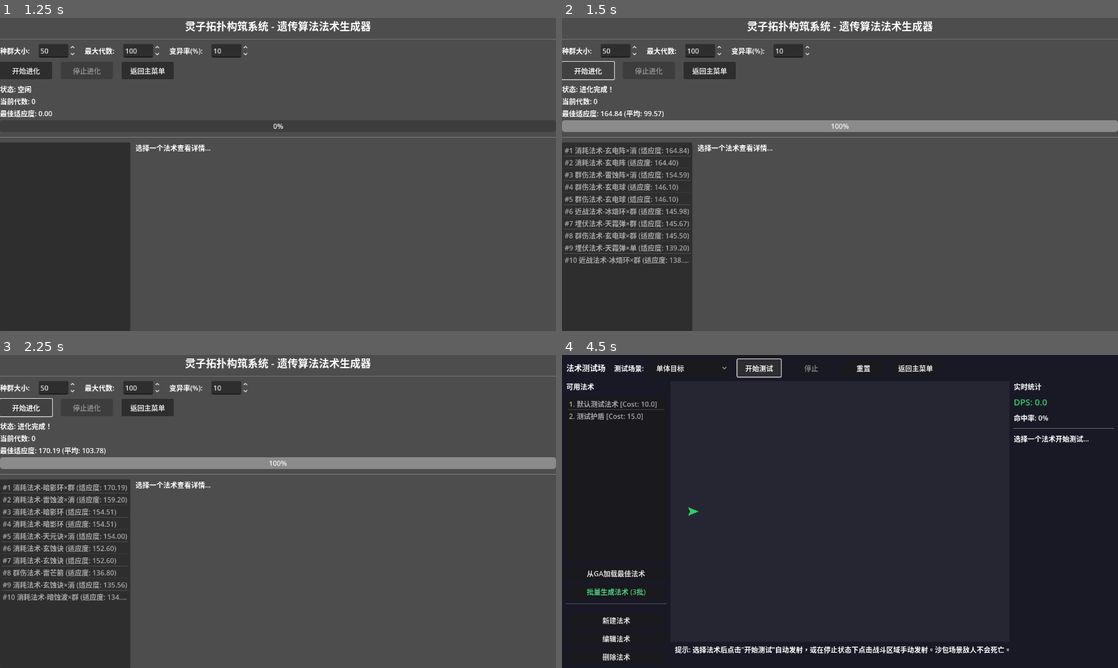
Above: before the commit, frames 1-4 (two rows, left to right).
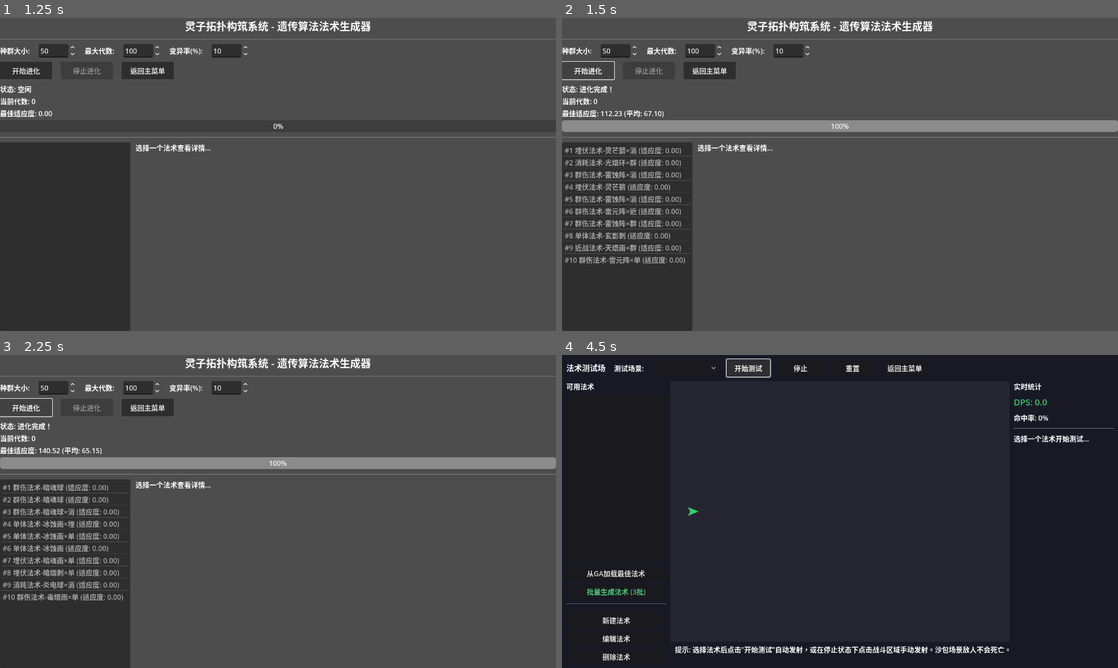
Above: after the commit, the same moments.

Repository: gdszyy/lingzi-topology-system
Game: Godot game, scene res://scenes/main_menu/main_menu.tscn
The game is run twice, just before and just after one commit, with the same random seed, the same clock (stepped at 60 frames per second) and the same inputs.
Inputs:
- Up to frame 1 (1.25 s): click "🧬 遗传算法构筑系统" at 0.5 s
- Up to frame 2 (1.5 s): click "开始进化" at 1.25 s
- Up to frame 3 (2.25 s): click "开始进化" at 2 s
- Up to frame 4 (4.5 s): click "返回主菜单" at 2.75 s; click "⚔️ 法术测试场" at 3.5 s; click "开始测试" at 4.25 s

Frame 1 is identical in both runs. In frame 2, 1.4% of the frame differs, in the area x 2-23%, y 29-79%; in frame 3, 1.7%; in frame 4, 0.9%.
Error after the commit: Parse Error: Could not parse global class "FitnessCalculator" from "res://scripts/evaluation/fitness_calculator.gd". (res://scripts/evaluation/evaluation_manag…

Commit message:
feat: 添加华丽张力效果奖励机制和召唤实体类型支持
- fitness_config.gd: 新增华丽张力效果奖励参数组和召唤系统奖励参数组
  - 添加链式效果、召唤效果、裂变、爆炸、等离子相态等华丽效果奖励
  - 添加所有召唤实体类型(TURRET/MINION/ORBITER/DECOY/BARRIER/TOTEM)的奖励配置
  - 更新 create_flashy_focused() 配置以增强华丽效果权重

- fitness_calculator.gd: 实现华丽效果和召唤系统评分
  - 新增 calculate_flashy_score() 函数评估法术的视觉华丽程度
  - 新增 calculate_summon_score() 函数评估召唤系统复杂度
  - 更新 calculate_scenario_fitness() 和 quick_evaluate() 纳入华丽效果评分
  - 更新 calculate_spell_cost() 包含召唤和链式动作的cost计算
  - 更新 get_evaluation_details() 返回华丽和召唤相关信息

- spell_factory.gd: 扩展法术生成支持
  - 新增 _generate_summon_action() 支持所有6种召唤实体类型
  - 新增 _generate_chain_action() 生成华丽的链式效果
  - 更新 _generate_random_action() 包含召唤和链式动作

- genetic_operators.gd: 扩展遗传变异支持
  - 新增召唤动作变异处理，支持所有召唤实体类型参数
  - 新增链式动作变异处理，包括分叉变异增加华丽度
  - 更新 _generate_random_action() 包含召唤和链式动作生成

Diff:
--- a/scripts/core/spell_factory.gd
+++ b/scripts/core/spell_factory.gd
@@ -114,7 +114,7 @@
 	return trigger
 
 func _generate_random_action(allow_fission: bool = true) -> ActionData:
-	var action_type = randi() % 6
+	var action_type = randi() % 8  # 扩展为8种动作类型
 
 	if action_type == ActionData.ActionType.FISSION and (not allow_fission or randf() > 0.4):
 		action_type = ActionData.ActionType.DAMAGE
@@ -134,6 +134,10 @@
 			action = _generate_explosion_action()
 		5:
 			action = _generate_damage_zone_action()
+		6:  # 召唤动作 - 支持所有召唤实体类型
+			action = _generate_summon_action()
+		7:  # 链式动作 - 华丽视觉效果
+			action = _generate_chain_action()
 		_:
 			action = _generate_damage_action()
 
@@ -215,6 +219,68 @@
 	action.tick_interval = randf_range(0.3, 0.8)
 	action.zone_damage_type = randi() % 4
 	action.slow_amount = randf_range(0.0, 0.5) if randf() < 0.4 else 0.0
+	return action
+
+## 生成召唤动作 - 支持所有召唤实体类型
+func _generate_summon_action() -> SummonActionData:
+	var action = SummonActionData.new()
+	# 随机选择召唤类型（包括所有最新类型）
+	action.summon_type = randi() % 6  # TURRET, MINION, ORBITER, DECOY, BARRIER, TOTEM
+	action.behavior_mode = randi() % 4  # AGGRESSIVE, DEFENSIVE, PASSIVE, FOLLOW
+	action.summon_count = randi_range(1, 3)
+	action.summon_duration = randf_range(5.0, 15.0)
+	action.summon_health = randf_range(30.0, 100.0)
+	action.summon_damage = randf_range(10.0, 30.0)
+	action.summon_attack_interval = randf_range(0.5, 2.0)
+	action.summon_attack_range = randf_range(100.0, 300.0)
+
+	# 根据召唤类型调整特定参数
+	match action.summon_type:
+		SummonActionData.SummonType.TURRET:
+			action.summon_move_speed = 0.0
+			action.summon_attack_range = randf_range(200.0, 400.0)
+		SummonActionData.SummonType.MINION:
+			action.summon_move_speed = randf_range(80.0, 150.0)
+			action.aggro_radius = randf_range(100.0, 200.0)
+		SummonActionData.SummonType.ORBITER:
+			action.orbit_radius = randf_range(50.0, 120.0)
+			action.orbit_speed = randf_range(1.5, 4.0)
+			action.summon_count = randi_range(2, 5)  # 环绕体通常多个
+		SummonActionData.SummonType.DECOY:
+			action.summon_health = randf_range(50.0, 150.0)
+			action.summon_damage = 0.0
+			action.aggro_radius = randf_range(150.0, 300.0)
+		SummonActionData.SummonType.BARRIER:
+			action.summon_health = randf_range(100.0, 200.0)
+			action.summon_move_speed = 0.0
+		SummonActionData.SummonType.TOTEM:
+			action.totem_effect_radius = randf_range(80.0, 180.0)
+			action.totem_effect_interval = randf_range(0.5, 1.5)
+			action.summon_move_speed = 0.0
+
+	# 小概率继承法术
+	action.inherit_spell = randf() < 0.15
+
+	return action
+
+## 生成链式动作 - 视觉华丽效果
+func _generate_chain_action() -> ChainActionData:
+	var action = ChainActionData.new()
+	action.chain_type = randi() % 4  # LIGHTNING, FIRE, ICE, VOID
+	action.chain_count = randi_range(2, 6)
+	action.chain_range = randf_range(150.0, 300.0)
+	action.chain_damage = randf_range(15.0, 40.0)
+	action.chain_damage_decay = randf_range(0.6, 0.9)
+	action.chain_delay = randf_range(0.05, 0.2)
+	action.chain_can_return = randf() < 0.2
+	action.target_selection = randi() % 4  # NEAREST, RANDOM, LOWEST_HEALTH, HIGHEST_HEALTH
+	action.chain_visual_width = randf_range(2.0, 5.0)
+
+	# 小概率分叉（更加华丽）
+	if randf() < 0.25:
+		action.fork_chance = randf_range(0.2, 0.5)
+		action.fork_count = randi_range(1, 2)
+
 	return action
 
 func _calculate_resource_cost(spell: SpellCoreData) -> float:
--- a/scripts/evaluation/fitness_calculator.gd
+++ b/scripts/evaluation/fitness_calculator.gd
@@ -28,6 +28,14 @@
 
 	var complexity_score = calculate_complexity_score(spell)
 	var norm_complexity = _normalize(complexity_score, 0.0, config.max_complexity_bonus)
+
+	# 计算华丽张力效果分数
+	var flashy_score = calculate_flashy_score(spell)
+	var norm_flashy = _normalize(flashy_score, 0.0, config.max_flashy_bonus)
+
+	# 计算召唤系统奖励（纳入复杂度评估）
+	var summon_score = calculate_summon_score(spell)
+	norm_complexity += _normalize(summon_score, 0.0, 50.0) * 0.3
 
 	var kill_bonus = report.kill_rate * 0.15
 
@@ -39,6 +47,7 @@
 		config.weight_overkill * norm_overkill +
 		config.weight_instability * norm_instability +
 		config.weight_complexity * norm_complexity +
+		config.weight_flashy * norm_flashy +  # 添加华丽效果权重
 		kill_bonus
 	)
 
@@ -96,14 +105,25 @@
 					total_cost += child_cost.total_cost * 0.5
 					fission_depth = maxi(fission_depth, child_cost.get("fission_depth", 0) + 1)
 
-			elif action is ApplyStatusActionData:
+				elif action is ApplyStatusActionData:
 				var status = action as ApplyStatusActionData
 				total_cost += status.duration * config.cost_per_status
 
-			elif action is AreaEffectActionData:
+				elif action is AreaEffectActionData:
 				var area = action as AreaEffectActionData
 				total_cost += area.radius * config.cost_per_aoe_radius
 				total_cost += area.damage_value * config.cost_per_damage * 0.5
+
+				elif action is SummonActionData:
+				var summon = action as SummonActionData
+				total_cost += summon.summon_count * config.cost_per_summon
+				total_cost += summon.summon_duration * 0.2
+				total_cost += summon.summon_damage * config.cost_per_damage * 0.3
+
+				elif action is ChainActionData:
+				var chain = action as ChainActionData
+				total_cost += chain.chain_count * 1.5
+				total_cost += chain.chain_damage * config.cost_per_damage * 0.4
 
 	if fission_depth > config.max_fission_depth:
 		violations.append("裂变深度 %d 超过上限 %d" % [fission_depth, config.max_fission_depth])
@@ -129,6 +149,134 @@
 		"fitness_penalty": fitness_penalty,
 		"fission_depth": fission_depth
 	}
+
+## 计算华丽张力效果分数
+func calculate_flashy_score(spell: SpellCoreData) -> float:
+	var score = 0.0
+	var flashy_types_count = 0  # 用于组合奖励
+
+	# 检查载体相态 - 等离子相态视觉最华丽
+	if spell.carrier != null:
+		if spell.carrier.phase == CarrierConfigData.Phase.PLASMA:
+			score += config.flashy_plasma_phase_bonus
+			flashy_types_count += 1
+		# 追踪效果奖励
+		if spell.carrier.homing_strength > 0.3:
+			score += config.flashy_homing_visual_bonus * spell.carrier.homing_strength
+			flashy_types_count += 1
+
+	# 检查所有规则中的动作
+	var fission_depth = 0
+	var has_chain = false
+	var has_summon = false
+	var has_explosion = false
+	var max_aoe_radius = 0.0
+
+	for rule in spell.topology_rules:
+		for action in rule.actions:
+			# 链式效果 - 视觉冲击力强
+			if action is ChainActionData:
+				var chain = action as ChainActionData
+				score += config.flashy_chain_bonus
+				# 链式分叉更加华丽
+				if chain.fork_chance > 0:
+					score += config.flashy_chain_fork_bonus * chain.fork_chance * chain.fork_count
+				# 链式数量奖励
+				score += chain.chain_count * 1.5
+				if not has_chain:
+					has_chain = true
+					flashy_types_count += 1
+
+			# 召唤效果 - 场面丰富
+			elif action is SummonActionData:
+				var summon = action as SummonActionData
+				score += config.flashy_summon_bonus
+				# 环绕体视觉效果最佳
+				if summon.summon_type == SummonActionData.SummonType.ORBITER:
+					score += config.flashy_orbiter_bonus
+				# 多个召唤物增加场面感
+				score += (summon.summon_count - 1) * 2.0
+				if not has_summon:
+					has_summon = true
+					flashy_types_count += 1
+
+			# 裂变效果 - 弹幕张力
+			elif action is FissionActionData:
+				var fission = action as FissionActionData
+				# 多弹射出的视觉效果
+				score += fission.spawn_count * 1.0
+				# 检查嵌套裂变深度
+				if fission.child_spell_data != null and fission.child_spell_data is SpellCoreData:
+					var child_flashy = calculate_flashy_score(fission.child_spell_data)
+					score += child_flashy * 0.5 + config.flashy_multi_fission_bonus
+					fission_depth += 1
+
+			# 爆炸效果 - 视觉冲击
+			elif action is SpawnExplosionActionData:
+				var explosion = action as SpawnExplosionActionData
+				score += config.flashy_explosion_bonus
+				# 大爆炸更加壮观
+				score += explosion.explosion_radius * 0.03
+				if not has_explosion:
+					has_explosion = true
+					flashy_types_count += 1
+
+			# 范围效果 - 大范围更壮观
+			elif action is AreaEffectActionData:
+				var area = action as AreaEffectActionData
+				max_aoe_radius = maxf(max_aoe_radius, area.radius)
+
+	# 大范围AOE奖励
+	if max_aoe_radius > 80.0:
+		score += (max_aoe_radius - 80.0) * config.flashy_aoe_scale_bonus
+		flashy_types_count += 1
+
+	# 多重裂变层次奖励
+	if fission_depth > 0:
+		score += fission_depth * config.flashy_multi_fission_bonus
+		flashy_types_count += 1
+
+	# 多种华丽效果组合奖励 - 多样化的视觉效果更加吸引人
+	if flashy_types_count >= 2:
+		score *= 1.0 + (flashy_types_count - 1) * (config.flashy_combo_multiplier - 1.0) * 0.5
+
+	return minf(score, config.max_flashy_bonus)
+
+## 计算召唤系统奖励分数
+func calculate_summon_score(spell: SpellCoreData) -> float:
+	var score = 0.0
+
+	for rule in spell.topology_rules:
+		for action in rule.actions:
+			if action is SummonActionData:
+				var summon = action as SummonActionData
+				# 基础召唤奖励
+				score += config.summon_base_bonus
+
+				# 根据召唤类型给予不同奖励
+				match summon.summon_type:
+					SummonActionData.SummonType.TURRET:
+						score += config.summon_turret_bonus
+					SummonActionData.SummonType.MINION:
+						score += config.summon_minion_bonus
+					SummonActionData.SummonType.ORBITER:
+						score += config.summon_orbiter_bonus
+					SummonActionData.SummonType.DECOY:
+						score += config.summon_decoy_bonus
+					SummonActionData.SummonType.BARRIER:
+						score += config.summon_barrier_bonus
+					SummonActionData.SummonType.TOTEM:
+						score += config.summon_totem_bonus
+
+				# 多个召唤物奖励
+				if summon.summon_count > 1:
+					score += (summon.summon_count - 1) * config.summon_count_bonus
+
+				# 继承法术奖励 - 更复杂的召唤物
+				if summon.inherit_spell or summon.custom_spell_data != null:
+					score += config.summon_inherit_spell_bonus
+
+	return score
 
 func calculate_complexity_score(spell: SpellCoreData) -> float:
 	var score = 0.0
@@ -473,6 +621,14 @@
 	var complexity = calculate_complexity_score(spell)
 	score += complexity * 0.3
 
+	# 添加华丽张力效果奖励
+	var flashy = calculate_flashy_score(spell)
+	score += flashy * 0.4
+
+	# 添加召唤系统奖励
+	var summon = calculate_summon_score(spell)
+	score += summon * 0.35
+
 	score -= spell.calculate_total_instability() * 1.5
 
 	score *= cost_result.efficiency_multiplier
@@ -498,6 +654,8 @@
 func get_evaluation_details(spell: SpellCoreData) -> Dictionary:
 	var cost_result = calculate_spell_cost(spell)
 	var complexity = calculate_complexity_score(spell)
+	var flashy = calculate_flashy_score(spell)
+	var summon = calculate_summon_score(spell)
 
 	var details = {
 		"quick_score": quick_evaluate(spell),
@@ -507,11 +665,15 @@
 		"has_fission": false,
 		"has_aoe": false,
 		"has_status": false,
+		"has_chain": false,
+		"has_summon": false,
 		"estimated_damage": 0.0,
 		"total_cost": cost_result.total_cost,
 		"cost_over_limit": cost_result.over_limit,
 		"cost_violations": cost_result.violations,
 		"complexity_score": complexity,
+		"flashy_score": flashy,
+		"summon_score": summon,
 		"efficiency_multiplier": cost_result.efficiency_multiplier
 	}
 
@@ -525,6 +687,10 @@
 				details.estimated_damage += (action as AreaEffectActionData).damage_value
 			elif action is ApplyStatusActionData:
 				details.has_status = true
+			elif action is ChainActionData:
+				details.has_chain = true
+			elif action is SummonActionData:
+				details.has_summon = true
 			elif action is DamageActionData:
 				var dmg = action as DamageActionData
 				details.estimated_damage += dmg.damage_value * dmg.damage_multiplier
--- a/scripts/evaluation/fitness_config.gd
+++ b/scripts/evaluation/fitness_config.gd
@@ -60,6 +60,32 @@
 @export var nesting_depth_bonus: float = 15.0
 @export var nesting_depth_multiplier: float = 1.3
 
+@export_group("华丽张力效果奖励")
+@export var weight_flashy: float = 0.08  # 华丽效果权重
+@export var flashy_chain_bonus: float = 12.0  # 链式效果奖励
+@export var flashy_chain_fork_bonus: float = 8.0  # 链式分叉额外奖励
+@export var flashy_summon_bonus: float = 10.0  # 召唤效果奖励
+@export var flashy_orbiter_bonus: float = 15.0  # 环绕体召唤额外奖励（视觉华丽）
+@export var flashy_multi_fission_bonus: float = 5.0  # 多重裂变奖励（每层）
+@export var flashy_explosion_bonus: float = 8.0  # 爆炸效果奖励
+@export var flashy_aoe_scale_bonus: float = 0.05  # 大范围AOE奖励（按半径）
+@export var flashy_plasma_phase_bonus: float = 6.0  # 等离子相态奖励（视觉最华丽）
+@export var flashy_homing_visual_bonus: float = 4.0  # 追踪效果奖励
+@export var flashy_combo_multiplier: float = 1.5  # 多种华丽效果组合乘数
+@export var max_flashy_bonus: float = 80.0  # 华丽效果奖励上限
+
+@export_group("召唤系统奖励")
+@export var summon_base_bonus: float = 8.0  # 召唤基础奖励
+@export var summon_turret_bonus: float = 6.0  # 炮塔召唤奖励
+@export var summon_minion_bonus: float = 8.0  # 仆从召唤奖励
+@export var summon_orbiter_bonus: float = 12.0  # 环绕体召唤奖励
+@export var summon_decoy_bonus: float = 5.0  # 诱饵召唤奖励
+@export var summon_barrier_bonus: float = 7.0  # 屏障召唤奖励
+@export var summon_totem_bonus: float = 10.0  # 图腾召唤奖励
+@export var summon_count_bonus: float = 3.0  # 每个额外召唤物奖励
+@export var summon_inherit_spell_bonus: float = 15.0  # 继承法术奖励
+@export var cost_per_summon: float = 3.0  # 每个召唤物的cost
+
 @export_group("多样性保护")
 @export var diversity_weight: float = 0.25
 @export var similarity_penalty: float = 0.35
@@ -99,7 +125,8 @@
 		"resource_efficiency": weight_resource_efficiency,
 		"overkill": weight_overkill,
 		"instability": weight_instability,
-		"complexity": weight_complexity
+		"complexity": weight_complexity,
+		"flashy": weight_flashy
 	}
 
 func get_scenario_weights() -> Dictionary:
@@ -135,10 +162,21 @@
 
 static func create_flashy_focused() -> FitnessConfig:
 	var config = FitnessConfig.new()
-	config.weight_damage = 0.15
-	config.weight_complexity = 0.25
+	config.weight_damage = 0.12
+	config.weight_complexity = 0.20
+	config.weight_flashy = 0.15  # 增强华丽效果权重
 	config.complexity_bonus_fission = 25.0
 	config.complexity_bonus_combo = 30.0
+	# 华丽效果奖励增强
+	config.flashy_chain_bonus = 18.0
+	config.flashy_chain_fork_bonus = 12.0
+	config.flashy_summon_bonus = 15.0
+	config.flashy_orbiter_bonus = 20.0
+	config.flashy_multi_fission_bonus = 8.0
+	config.flashy_explosion_bonus = 12.0
+	config.flashy_plasma_phase_bonus = 10.0
+	config.flashy_combo_multiplier = 2.0
+	config.max_flashy_bonus = 120.0
 	return config
 
 static func create_close_range_focused() -> FitnessConfig:
--- a/scripts/genetic_algorithm/genetic_operators.gd
+++ b/scripts/genetic_algorithm/genetic_operators.gd
@@ -243,6 +243,57 @@
 			area.radius = _mutate_numeric(area.radius, 20.0, 200.0)
 		if randf() < mutation_config.numeric_mutation_rate:
 			area.damage_value = _mutate_numeric(area.damage_value, 1.0, 80.0)
+
+	# 召唤动作变异 - 支持所有召唤实体类型
+	elif action is SummonActionData:
+		var summon = action as SummonActionData
+		if randf() < mutation_config.categorical_mutation_rate:
+			summon.summon_type = randi() % 6  # TURRET, MINION, ORBITER, DECOY, BARRIER, TOTEM
+		if randf() < mutation_config.categorical_mutation_rate:
+			summon.behavior_mode = randi() % 4
+		if randf() < mutation_config.numeric_mutation_rate:
+			summon.summon_count = clampi(summon.summon_count + randi_range(-1, 1), 1, 5)
+		if randf() < mutation_config.numeric_mutation_rate:
+			summon.summon_duration = _mutate_numeric(summon.summon_duration, 3.0, 20.0)
+		if randf() < mutation_config.numeric_mutation_rate:
+			summon.summon_health = _mutate_numeric(summon.summon_health, 20.0, 150.0)
+		if randf() < mutation_config.numeric_mutation_rate:
+			summon.summon_damage = _mutate_numeric(summon.summon_damage, 5.0, 50.0)
+		# 环绕体特殊参数变异
+		if summon.summon_type == SummonActionData.SummonType.ORBITER:
+			if randf() < mutation_config.numeric_mutation_rate:
+				summon.orbit_radius = _mutate_numeric(summon.orbit_radius, 30.0, 150.0)
+			if randf() < mutation_config.numeric_mutation_rate:
+				summon.orbit_speed = _mutate_numeric(summon.orbit_speed, 1.0, 5.0)
+		# 图腾特殊参数变异
+		if summon.summon_type == SummonActionData.SummonType.TOTEM:
+			if randf() < mutation_config.numeric_mutation_rate:
+				summon.totem_effect_radius = _mutate_numeric(summon.totem_effect_radius, 50.0, 200.0)
+			if randf() < mutation_config.numeric_mutation_rate:
+				summon.totem_effect_interval = _mutate_numeric(summon.totem_effect_interval, 0.3, 2.0)
+
+	# 链式动作变异 - 华丽视觉效果
+	elif action is ChainActionData:
+		var chain = action as ChainActionData
+		if randf() < mutation_config.categorical_mutation_rate:
+			chain.chain_type = randi() % 4  # LIGHTNING, FIRE, ICE, VOID
+		if randf() < mutation_config.categorical_mutation_rate:
+			chain.target_selection = randi() % 4
+		if randf() < mutation_config.numeric_mutation_rate:
+			chain.chain_count = clampi(chain.chain_count + randi_range(-1, 2), 2, 8)
+		if randf() < mutation_config.numeric_mutation_rate:
+			chain.chain_range = _mutate_numeric(chain.chain_range, 100.0, 400.0)
+		if randf() < mutation_config.numeric_mutation_rate:
+			chain.chain_damage = _mutate_numeric(chain.chain_damage, 10.0, 60.0)
+		if randf() < mutation_config.numeric_mutation_rate:
+			chain.chain_damage_decay = _mutate_numeric(chain.chain_damage_decay, 0.5, 0.95)
+		# 分叉变异（增加华丽度）
+		if randf() < mutation_config.numeric_mutation_rate * 0.5:
+			if chain.fork_chance == 0 and randf() < 0.3:
+				chain.fork_chance = randf_range(0.15, 0.4)
+				chain.fork_count = randi_range(1, 2)
+			elif chain.fork_chance > 0:
+				chain.fork_chance = _mutate_numeric(chain.fork_chance, 0.0, 0.6)
 
 func _mutate_numeric(value: float, min_val: float, max_val: float) -> float:
 	var mutation_amount = value * mutation_config.numeric_mutation_strength * randf_range(-1.0, 1.0)
@@ -314,7 +365,7 @@
 	return trigger
 
 func _generate_random_action(allow_fission: bool = true) -> ActionData:
-	var action_type = randi() % 4
+	var action_type = randi() % 6  # 扩展为6种动作类型
 
 	if action_type == ActionData.ActionType.FISSION and (not allow_fission or randf() > 0.4):
 		action_type = ActionData.ActionType.DAMAGE
@@ -349,6 +400,34 @@
 			area.duration = randf_range(0.0, 2.0)
 			return area
 
+		4:  # 召唤动作 - 支持所有召唤实体类型
+			var summon = SummonActionData.new()
+			summon.summon_type = randi() % 6  # TURRET, MINION, ORBITER, DECOY, BARRIER, TOTEM
+			summon.behavior_mode = randi() % 4
+			summon.summon_count = randi_range(1, 3)
+			summon.summon_duration = randf_range(5.0, 12.0)
+			summon.summon_health = randf_range(30.0, 80.0)
+			summon.summon_damage = randf_range(10.0, 25.0)
+			# 环绕体特殊处理
+			if summon.summon_type == SummonActionData.SummonType.ORBITER:
+				summon.orbit_radius = randf_range(50.0, 100.0)
+				summon.orbit_speed = randf_range(1.5, 3.5)
+				summon.summon_count = randi_range(2, 4)
+			return summon
+
+		5:  # 链式动作 - 华丽视觉效果
+			var chain = ChainActionData.new()
+			chain.chain_type = randi() % 4  # LIGHTNING, FIRE, ICE, VOID
+			chain.chain_count = randi_range(2, 5)
+			chain.chain_range = randf_range(150.0, 250.0)
+			chain.chain_damage = randf_range(15.0, 35.0)
+			chain.chain_damage_decay = randf_range(0.65, 0.85)
+			# 小概率分叉
+			if randf() < 0.2:
+				chain.fork_chance = randf_range(0.2, 0.4)
+				chain.fork_count = randi_range(1, 2)
+			return chain
+
 		_:
 			var damage = DamageActionData.new()
 			damage.damage_value = randf_range(5.0, 40.0)
